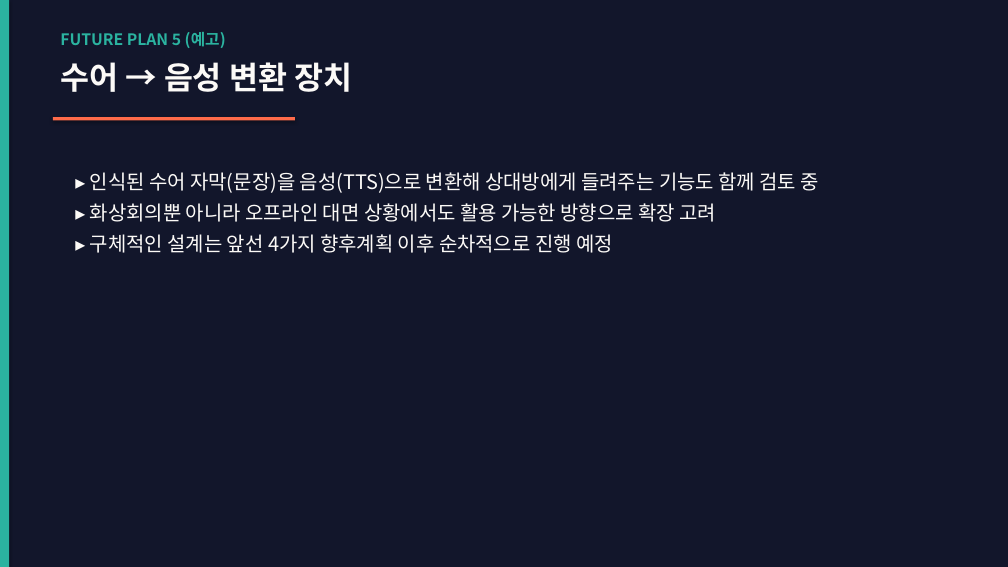
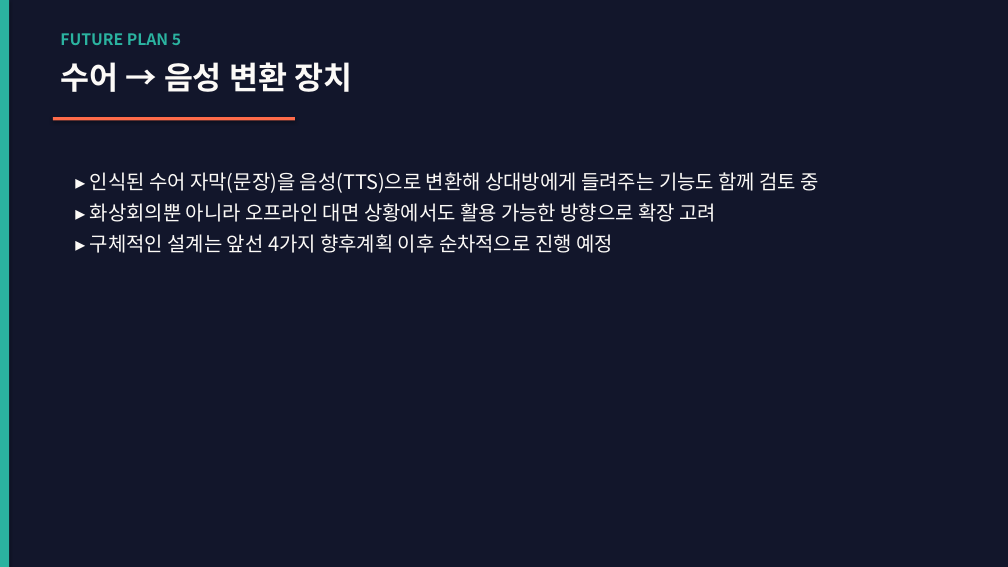
Before and after one commit to kee05077-wq/Union-web, a slide deck: slide 14 of docs/Union-web_프로젝트소개.pptx. Drawn at 1008x567 pixels with LibreOffice and Linux fonts; fonts in the diff are those of the drawing. Boxes give left, top, right and bottom in pixels: in the first picture for what was removed or moved away, otherwise in the second. Text is boxed around its words. In the diff, an @@ line names an element or a change of style, - is before the commit and + after.

```diff
--- a/docs/Union-web_프로젝트소개.pptx
+++ b/docs/Union-web_프로젝트소개.pptx
@@ text at [60, 33, 181, 45]: text changed @@
-FUTURE PLAN 5 (예고)
+FUTURE PLAN 5
```
Also in this commit, not shown: 2 other files.
